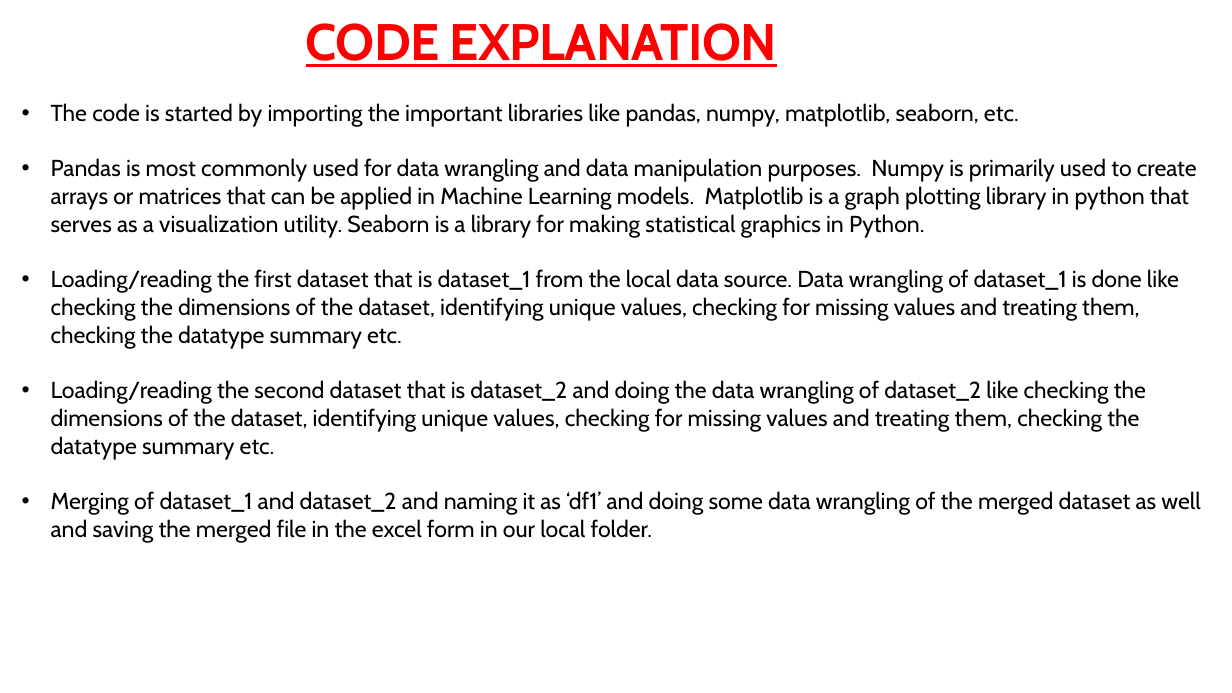
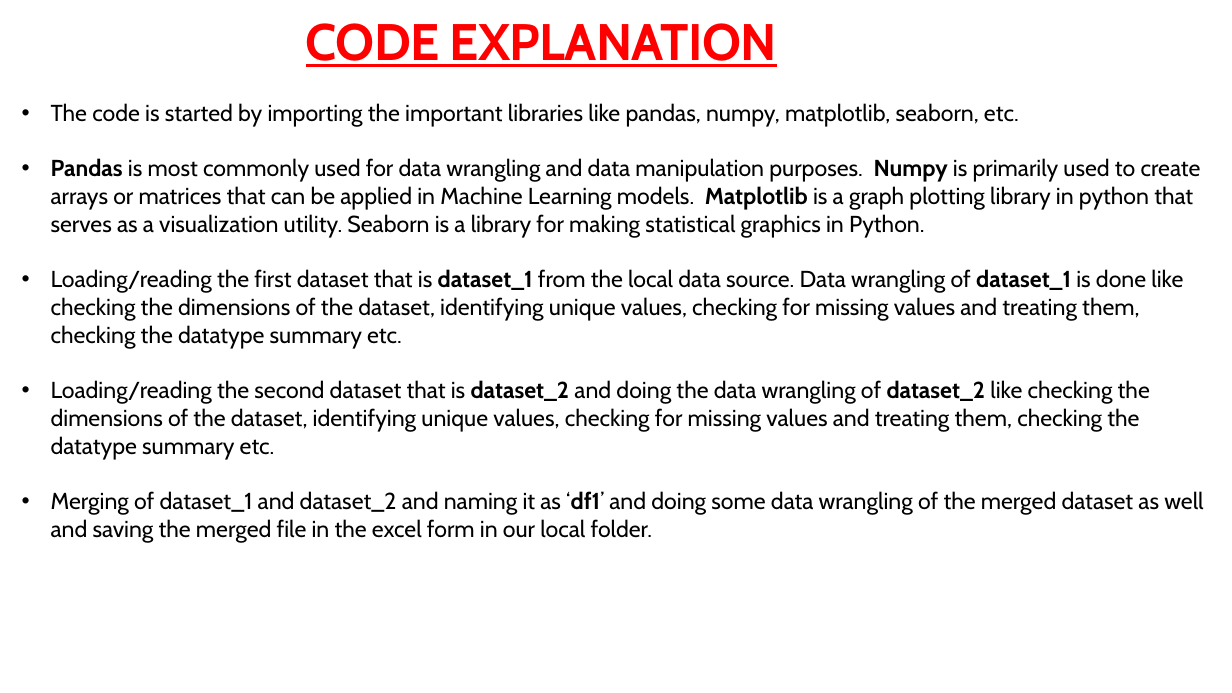
Before and after one commit to SUJANAKUMARI/PROJECT2, a slide deck: slide 5 of DATA ACQUISITION AND WRANGLING PPT.pptx. Drawn at 1232x693 pixels with LibreOffice and Linux fonts; fonts in the diff are those of the drawing; background and template pictures are left out. Boxes give left, top, right and bottom in pixels: in the first picture for what was removed or moved away, otherwise in the second. Text is boxed around its words. In the diff, an @@ line names an element or a change of style, - is before the commit and + after.

```diff
--- a/DATA ACQUISITION AND WRANGLING PPT.pptx
+++ b/DATA ACQUISITION AND WRANGLING PPT.pptx
@@ text at box(51, 158, 1203, 543): bold on in "Pandas Numpy Matplotlib", "dataset_1 dataset_1", "dataset_2 dataset_2", "‘df1’" @@
```
Also in this commit, not shown: 5 other slides changed.
